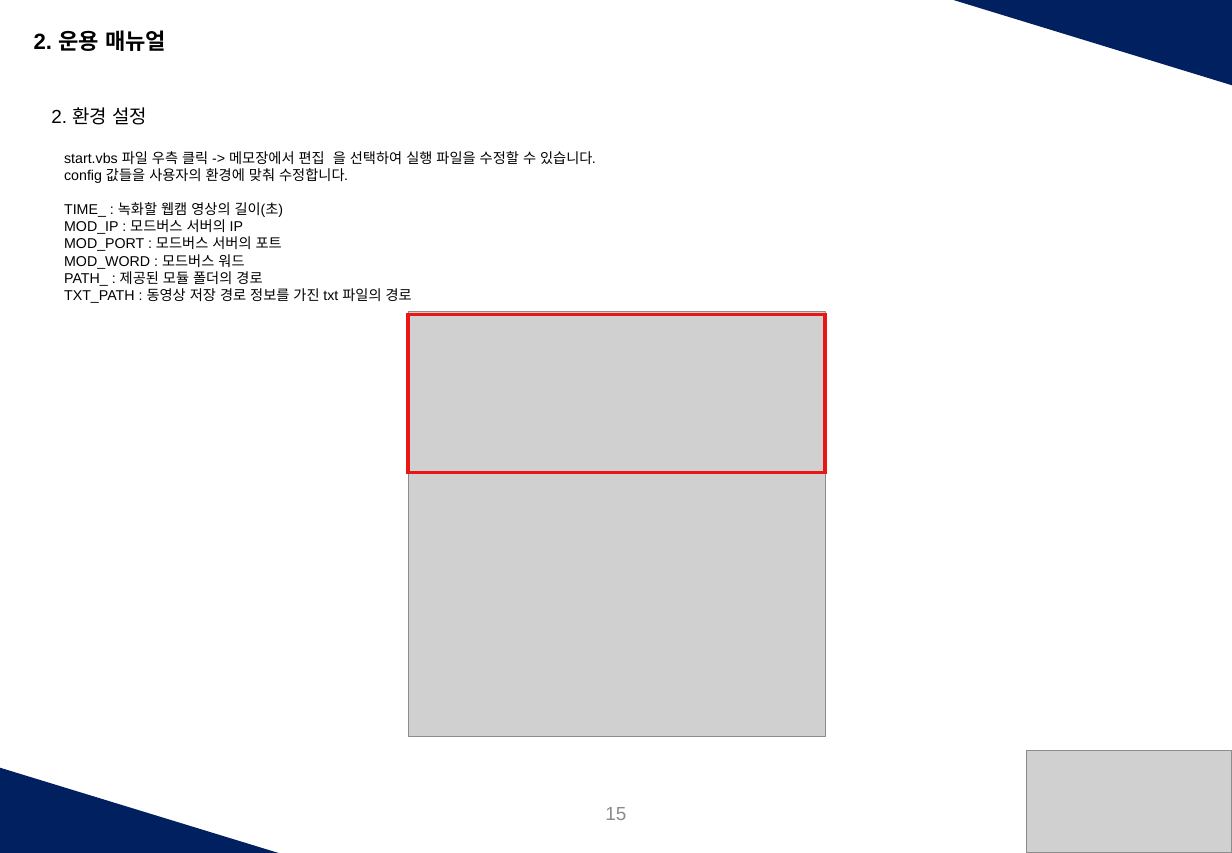
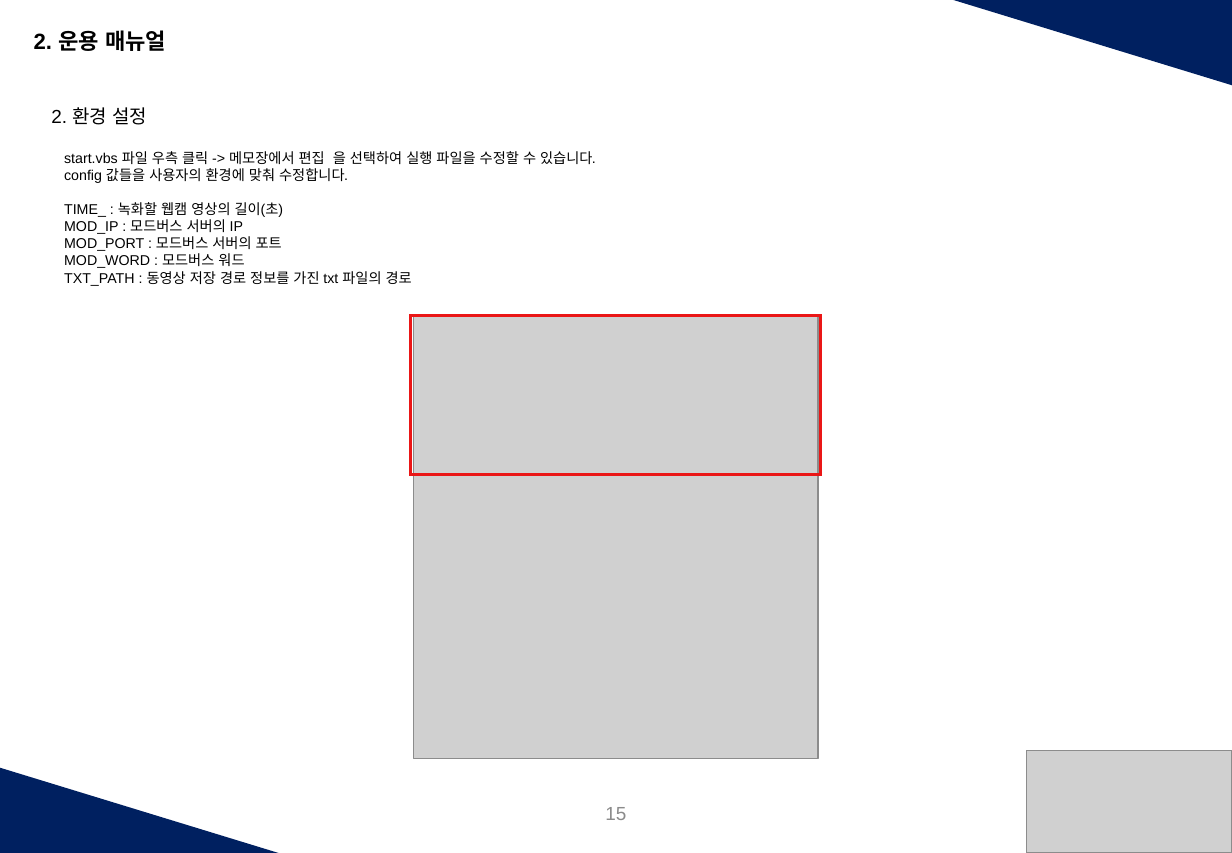
Before and after one commit to handalab01kim/nodetest, a slide deck: slide 15 of release/웹캠녹화매뉴얼_Handalab_ver1.1.pptx. Drawn at 1232x853 pixels with LibreOffice and Linux fonts; fonts in the diff are those of the drawing; grey boxes stand for pictures. Boxes give left, top, right and bottom in pixels: in the first picture for what was removed or moved away, otherwise in the second. Text is boxed around its words. In the diff, an @@ line names an element or a change of style, - is before the commit and + after.

```diff
--- a/release/웹캠녹화매뉴얼_Handalab_ver1.1.pptx
+++ b/release/웹캠녹화매뉴얼_Handalab_ver1.1.pptx
@@ text at [64,271,262,286]: paragraph removed @@
-PATH_ : 제공된 모듈 폴더의 경로
@@ rectangle: place and size @@
-rectangle at [408,314,826,472]
+rectangle at [411,315,821,474]
@@ picture: place and size @@
-picture at [408,312,826,736]
+picture at [414,314,818,759]
```
Also in this commit, not shown: 1 other slide changed, 5 other files.
